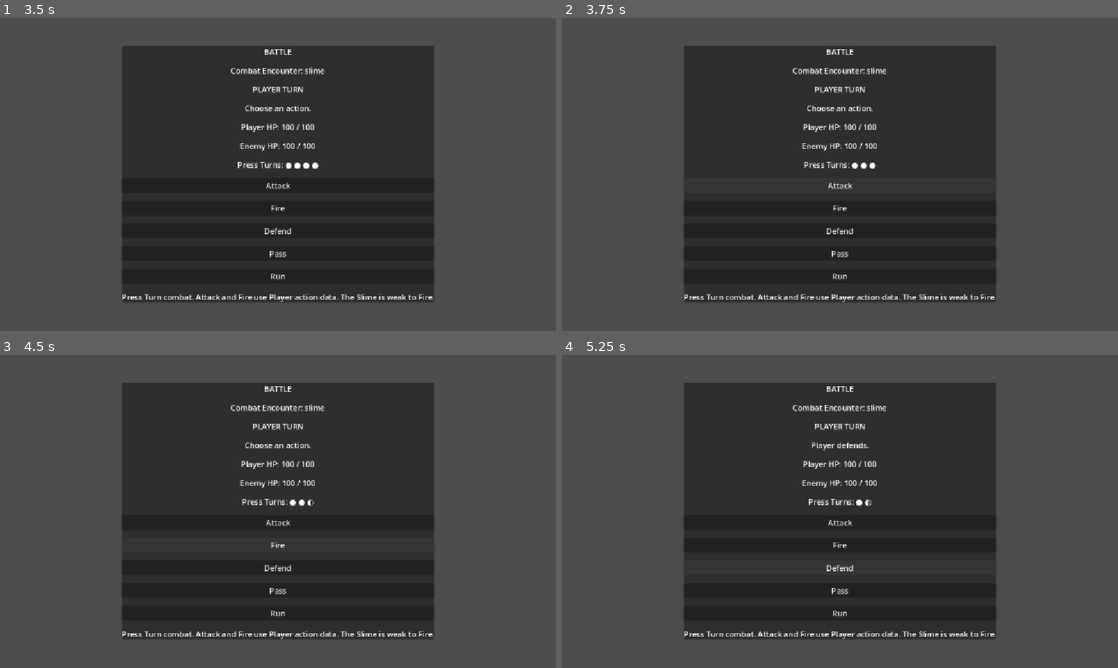
Above: before the commit, frames 1-4 (two rows, left to right).
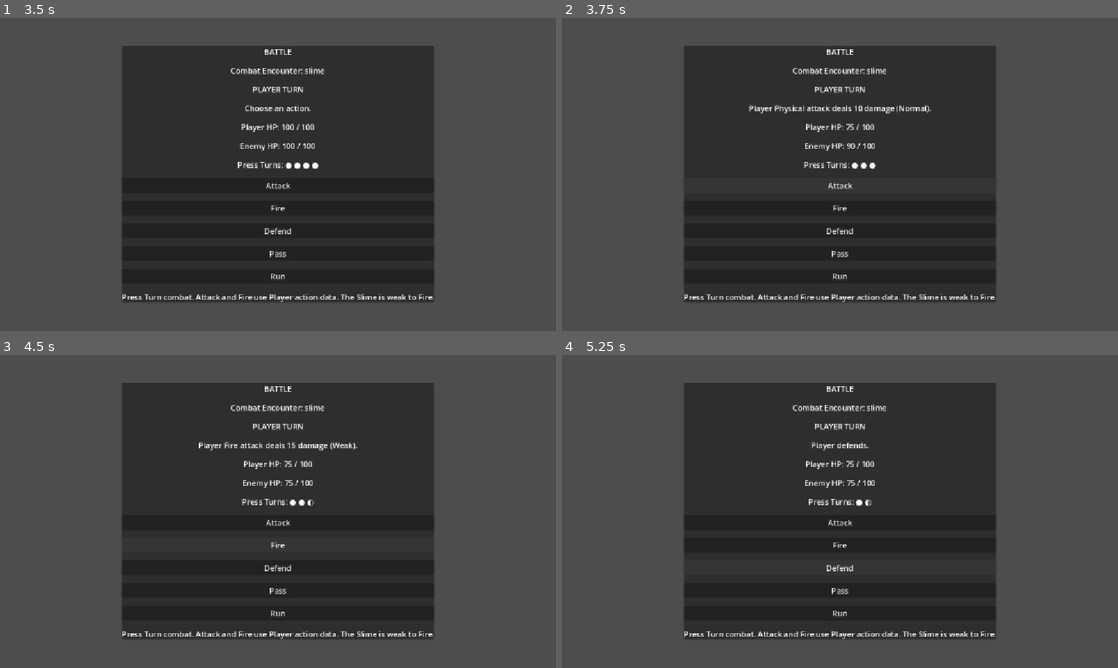
Above: after the commit, the same moments.

Repository: salexume94-pixel/Scripts
Game: Godot game, scene res://scenes/World.tscn
The game is run twice, just before and just after one commit, with the same random seed, the same clock (stepped at 60 frames per second) and the same inputs.
Inputs:
- Up to frame 1 (3.5 s): tap Enter at 0.5 s; hold Right (ui_right) 0.53-1.28 s; tap E at 0.6 s; hold Down (ui_down) 1.28-2 s; tap I at 1.35 s; click "Test Damage (-25 HP)" at 2 s; click "Test Battle (Slime)" at 2.75 s
- Up to frame 2 (3.75 s): click "Attack" at 3.5 s
- Up to frame 3 (4.5 s): click "Fire" at 4.25 s
- Up to frame 4 (5.25 s): click "Defend" at 5 s

Frame 1 is identical in both runs. In frame 2, 0.7% of the frame differs, in the area x 33-67%, y 27-43%; in frame 3, 0.7%; in frame 4, 0.3%.
Error before the commit: Invalid call. Nonexistent function 'get_last_player_critical' in base 'Node (combat_manager.gd)'. (res://combat/battle.gd:32)

Commit message:
Restore critical result getter for Battle UI

Diff:
--- a/systems/combat_manager.gd
+++ b/systems/combat_manager.gd
@@ -321,6 +321,12 @@
 	return active_combat.last_player_damage_type if is_in_combat() else DAMAGE_TYPES.Type.PHYSICAL
 func get_last_player_result_type() -> String:
 	return active_combat.last_player_result_type if is_in_combat() else ""
+
+func get_last_player_critical() -> bool:
+	# Return whether the most recent Player action resolved as a critical hit.
+	# Battle uses this getter only for presentation; the combat result itself
+	# remains stored in CombatState and resolved by CombatRules.
+	return active_combat.last_player_critical if is_in_combat() else false
 func is_player_turn() -> bool:
 	return is_in_combat() and active_combat.phase == COMBAT_STATE_SCRIPT.Phase.PLAYER_TURN
 func is_enemy_turn() -> bool:
